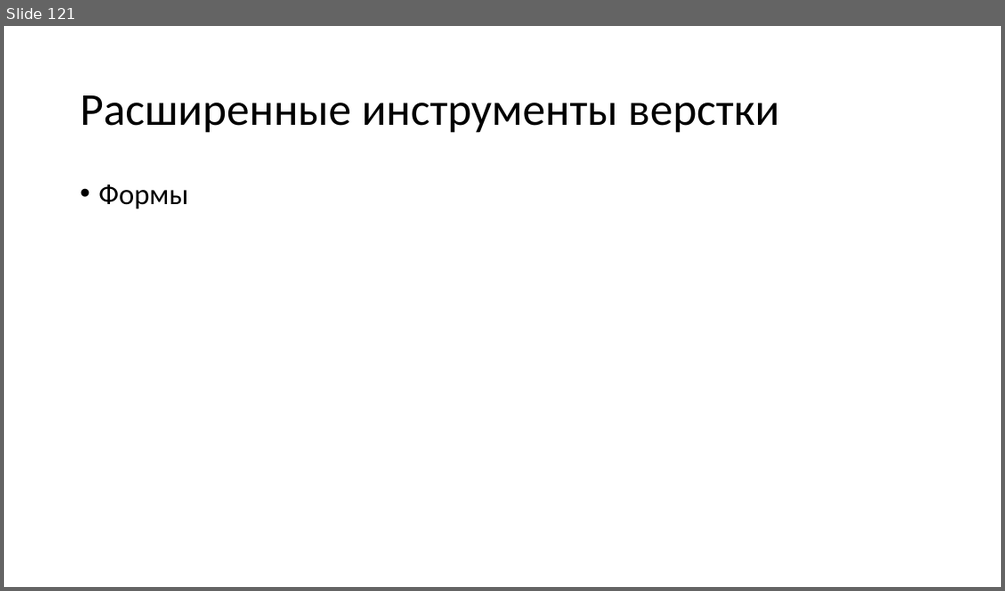
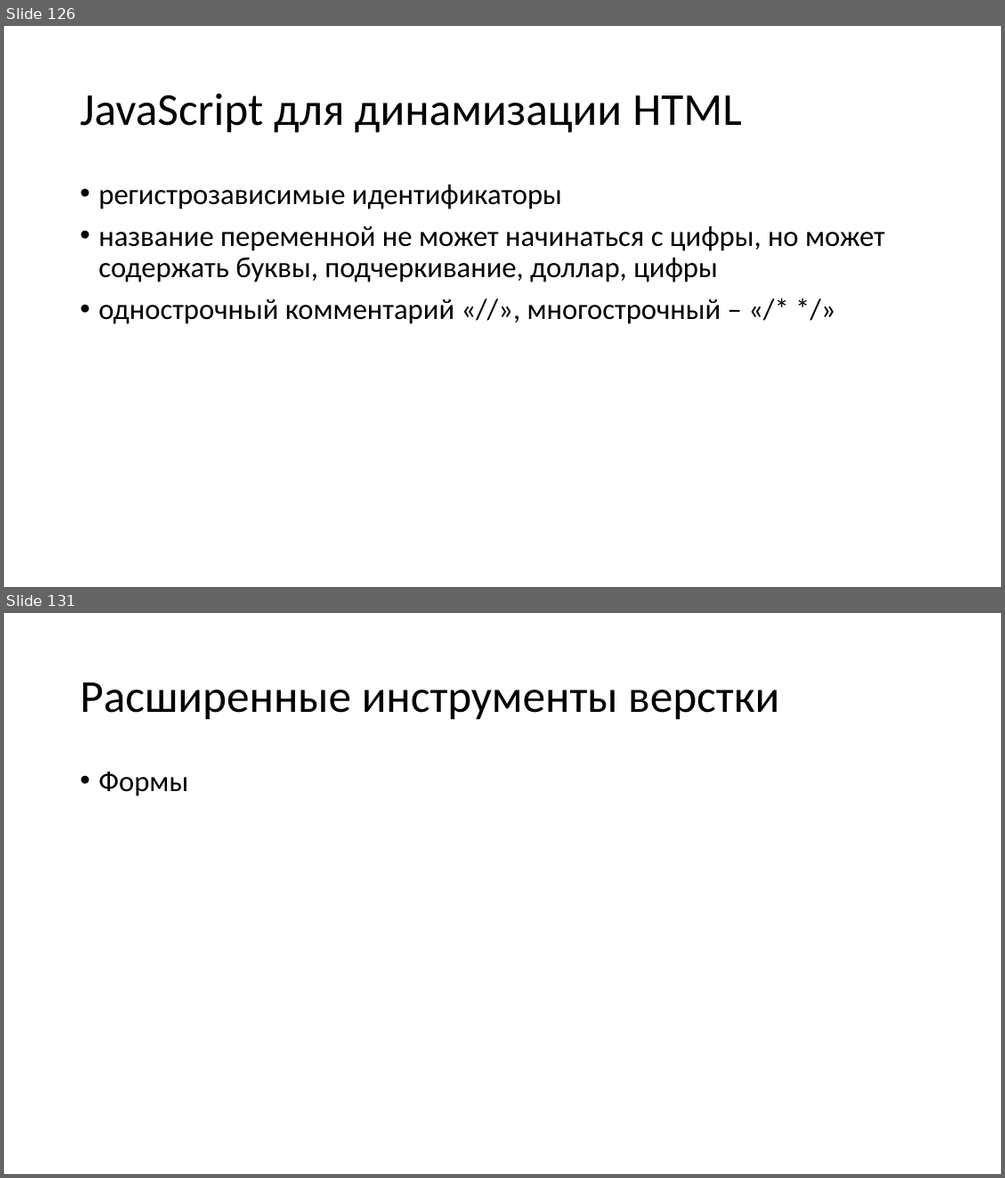
Before and after one commit to heymynameis/web-development, a slide deck: Лекции web.pptx. Shown one above the other, each under a label of ours: slide 121 before the commit, slides 126 and 131 after it; the slides between them are not shown. The pictures are 1005x591 and 1005x1178 pixels, drawn with LibreOffice and Linux fonts; fonts in the diff are those of the drawing. Boxes give left, top, right and bottom in pixels: in the first picture for what was removed or moved away, otherwise in the second. Text is boxed around its words. In the diff, an @@ line names an element or a change of style, - is before the commit and + after.

```diff
--- a/Лекции web.pptx
+++ b/Лекции web.pptx
@@ slide 126 added at [4, 26, 1001, 587], background #FFFFFF @@
@@ title added at [80, 93, 741, 133], 44 pt, text #000000 @@
+JavaScript для динамизации HTML
@@ text added at [98, 184, 885, 324], 28 pt, text #000000 @@
+• регистрозависимые идентификаторы
+• название переменной не может начинаться с цифры, но может содержать буквы, подчеркивание, доллар, цифры
+• однострочный комментарий «//», многострочный – «/* */»
@@ what was slide 121 is now slide 131 @@
```
Also in this commit, not shown: 9 other slides added, 1 other file.
